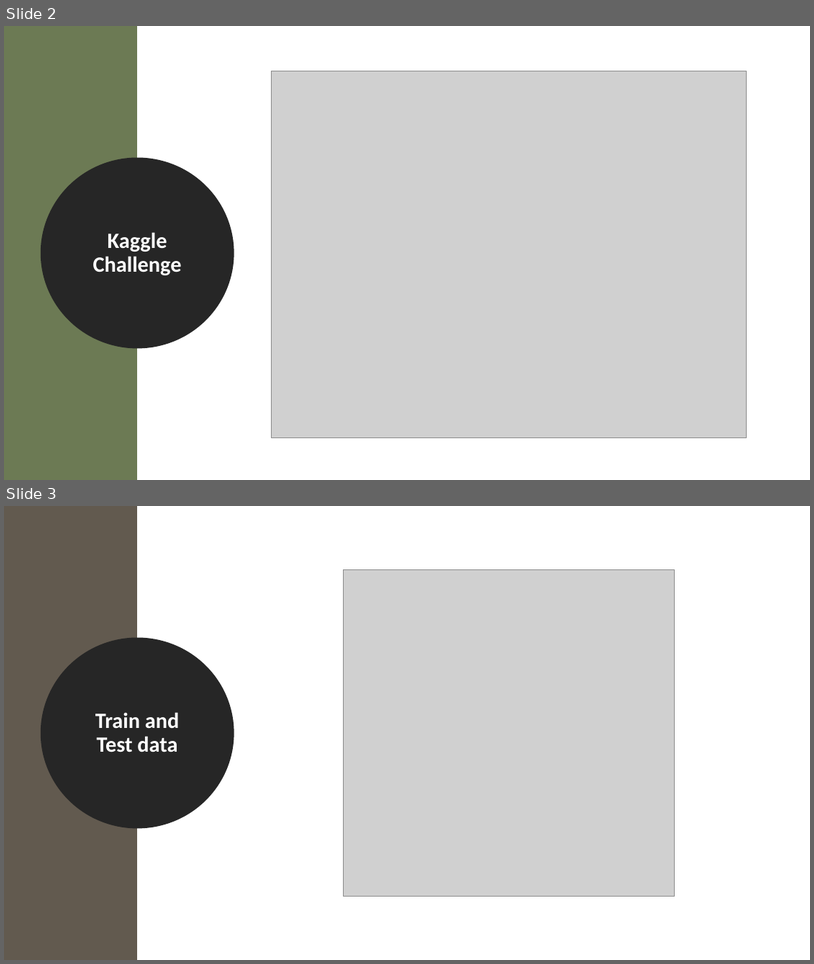
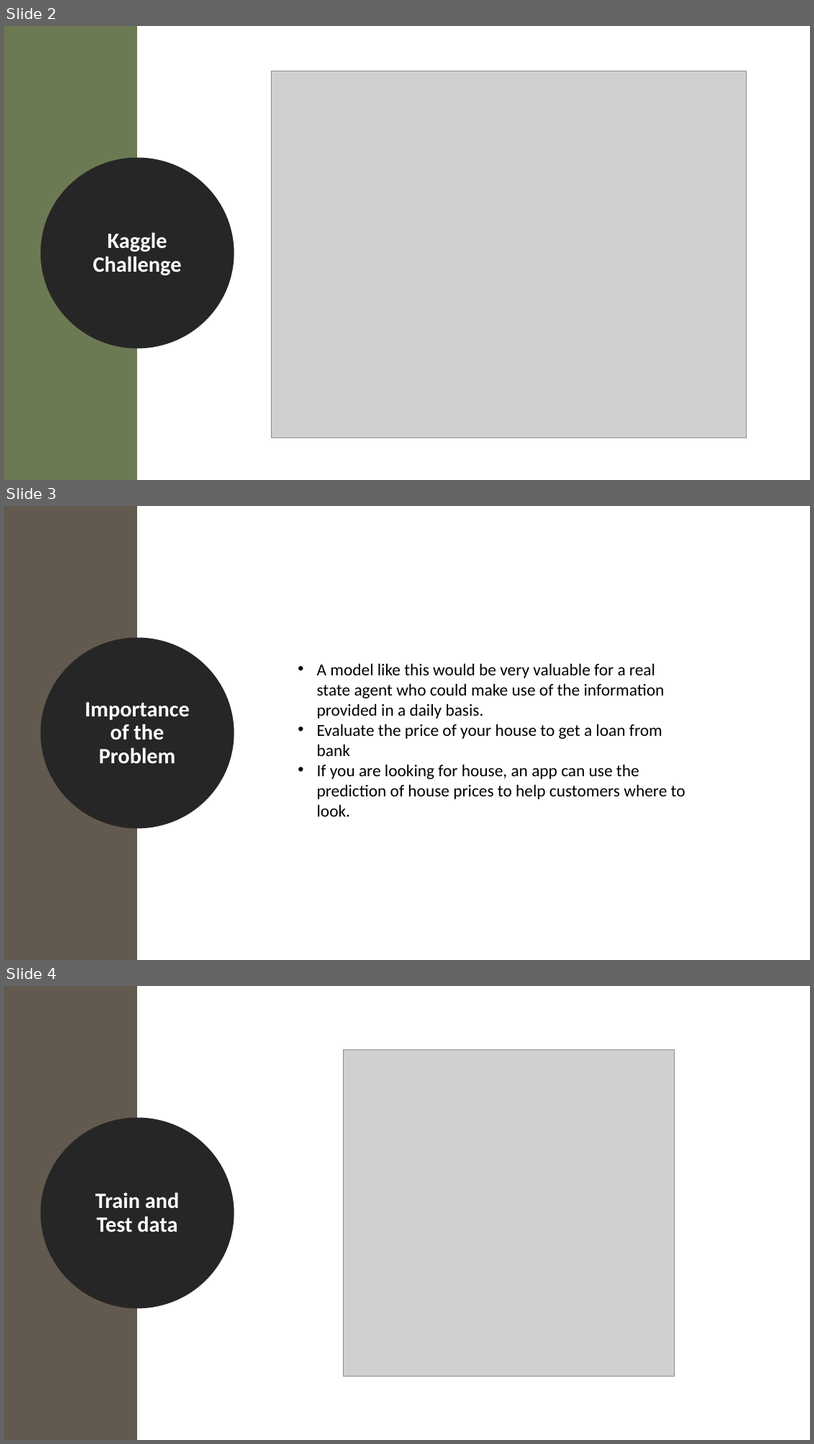
Before and after one commit to Yaohua-Chang/ML-Final-Project, a slide deck: Project.pptx. Shown one above the other, each under a label of ours: slides 2 and 3 before the commit, slides 2, 3 and 4 after it. The pictures are 814x964 and 814x1444 pixels, drawn with LibreOffice and Linux fonts; fonts in the diff are those of the drawing; grey boxes stand for pictures. Boxes give left, top, right and bottom in pixels: in the first picture for what was removed or moved away, otherwise in the second. Text is boxed around its words. In the diff, an @@ line names an element or a change of style, - is before the commit and + after.

```diff
--- a/Project.pptx
+++ b/Project.pptx
@@ slide 3 added at [4,506,810,960], background #FFFFFF @@
@@ rectangle added at [4,506,137,960], fill #625A4F @@
@@ ellipse added at [46,644,229,822], fill #262626, outline #262626 13.75 pt, 26 pt, text #FFFFFF, bold @@
+Importance of the Problem
@@ text added at [317,663,686,816], 20 pt, text #000000 @@
+• A model like this would be very valuable for a real state agent who could make use of the information provided in a daily basis.
+• Evaluate the price of your house to get a loan from bank
+• If you are looking for house, an app can use the prediction of house prices to help customers where to look.
@@ what was slide 3 is now slide 4 @@
```
Also in this commit, not shown: 3 slides changed, 16 other slides added, 9 other files.
